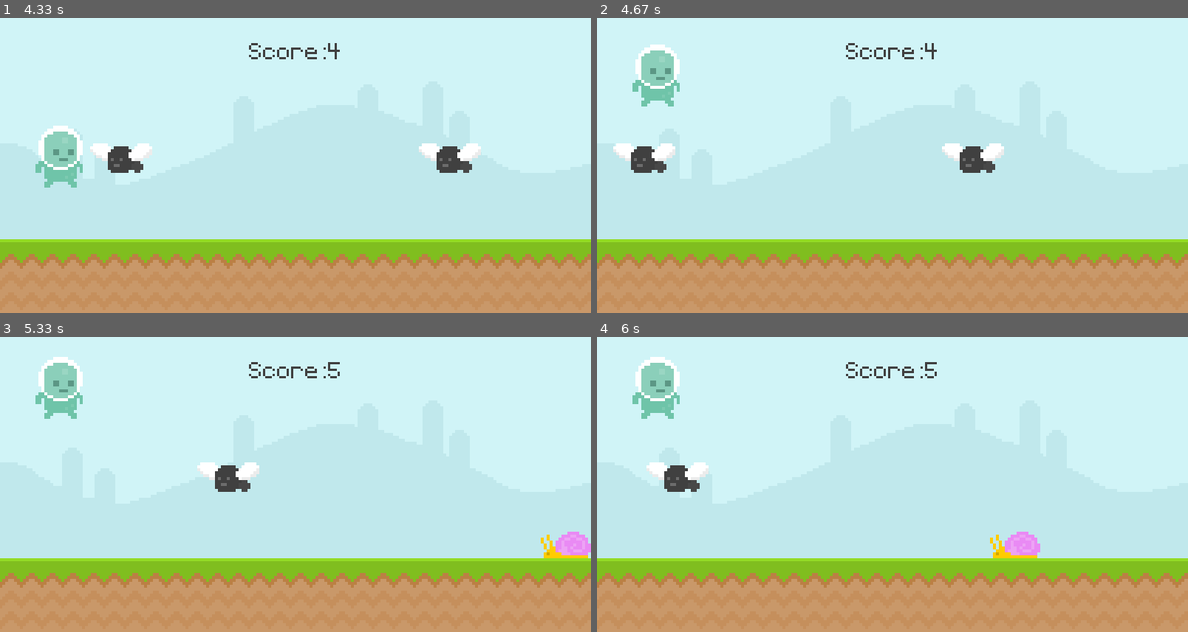
Above: before the commit, frames 1-4 (two rows, left to right).
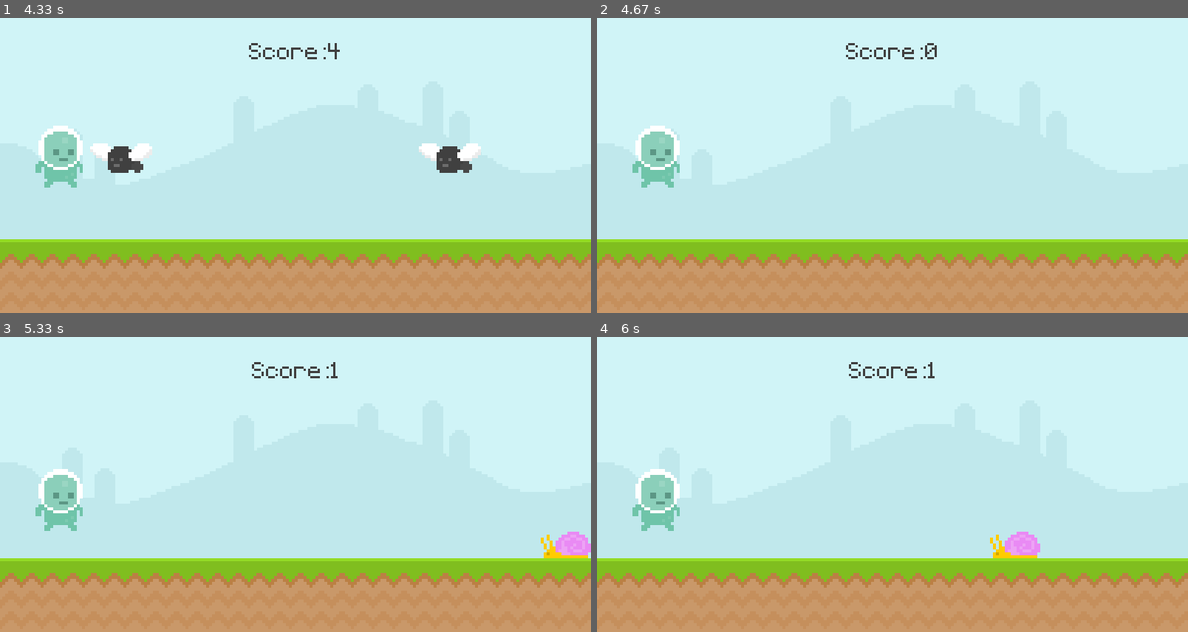
Above: after the commit, the same moments.

Repository: TylerTLe/PygamesBasics
Game: pygame game, started from main.py
Same seed, same stepped clock (60 frames per second), same inputs: the game is played once before the commit and once after it.
Inputs (mouse positions are in pixels of both pictures, inside the frame that each line leads up to):
- Up to frame 1 (4.33 s): tap Space at 0.33, 2, 2.4, 2.7, 3.23, 3.53, 4.27 s; click (59, 206) at 0.72 s
- Up to frame 2 (4.67 s): tap Space at 4.4, 4.6 s
- Up to frame 3 (5.33 s): tap Space at 4.73, 4.87, 5.03, 5.17, 5.3 s
- Up to frame 4 (6 s): tap Space every 0.13 s from 5.43 to 5.97 s

Frame 1 is identical in both runs. In frame 2, 3.5% of the frame differs, in the area x 2-69%, y 8-58%; in frame 3, 3.5%, in the area x 6-58%, y 6-66%; in frame 4, 3.2%.

Commit message:
Fixes collisions

Diff:
--- a/main.py
+++ b/main.py
@@ -21,6 +21,12 @@
 
         return obstacle_list
     else: return []
+
+def collisions(player,obstacles):
+    if obstacles:
+        for obstacle_rect in obstacles:
+            if player.colliderect(obstacle_rect): return False
+    return True
 
 pygame.init()
 screen = pygame.display.set_mode((800,400))
@@ -108,11 +114,15 @@
         obstacle_rect_list = obstacle_movement(obstacle_rect_list)
 
         # Collision
+        game_active = collisions(player_hitbox,obstacle_rect_list)
 
 # Start screen
     else:
         screen.fill((94,129,162))
         screen.blit(player_stand,player_stand_rect)
+        obstacle_rect_list.clear()
+        player_hitbox.midbottom = (80,300)
+        player_gravity = 0
 
         score_message = test_font.render(f'Your score: {score}',False,(111,196,169))
         score_message_rect = score_message.get_rect(center = (400,330))
